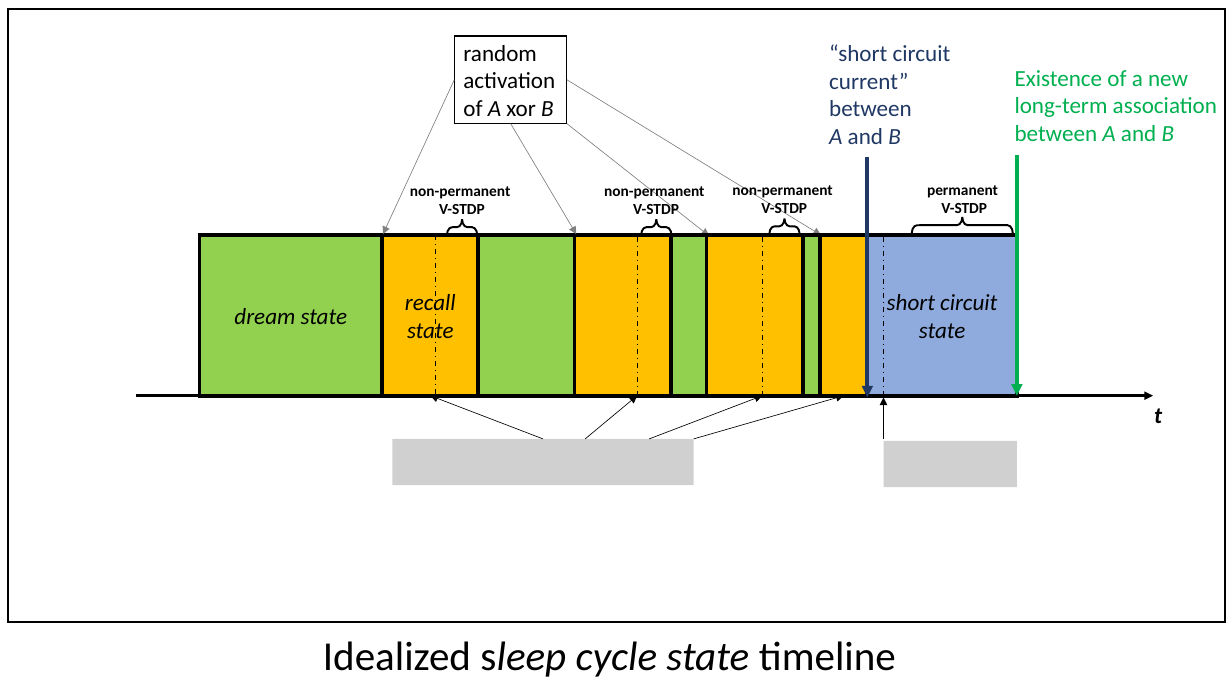
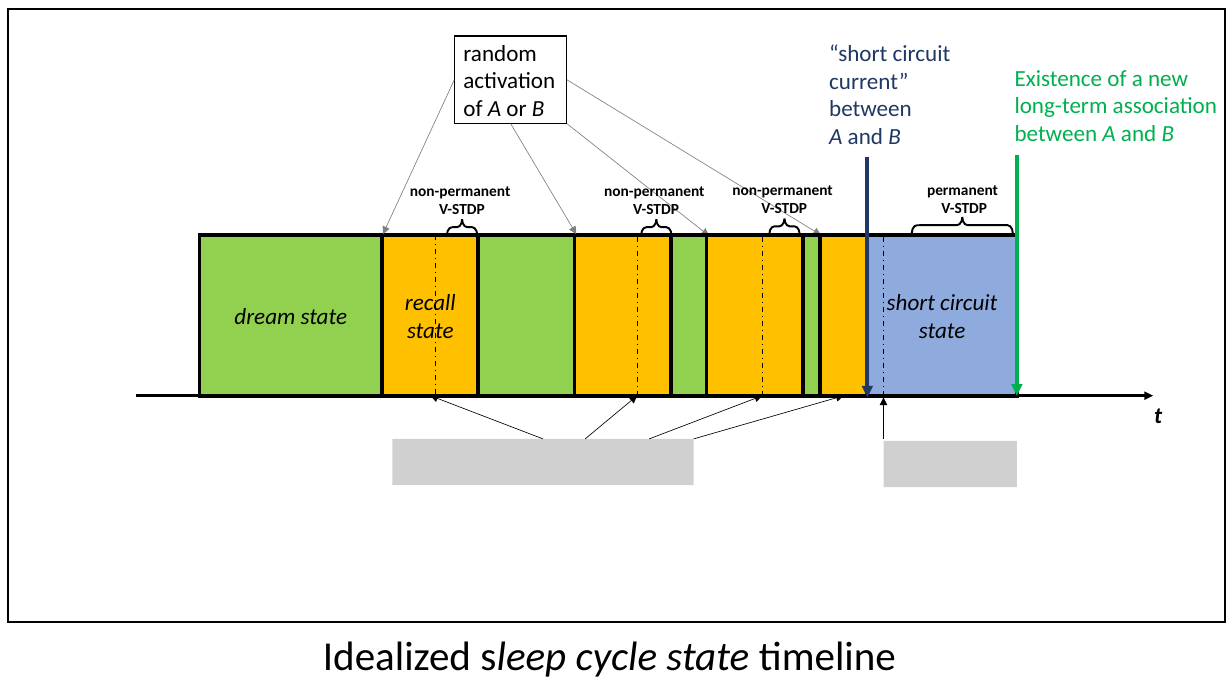
Before and after one commit to hsc-projects/snn_engine2, a slide deck: slide 11 of docs_src/readme_images/Präsentation1.pptx (slide 12 before the commit). Drawn at 1232x693 pixels with LibreOffice and Linux fonts; fonts in the diff are those of the drawing; grey boxes stand for pictures. Boxes give left, top, right and bottom in pixels: in the first picture for what was removed or moved away, otherwise in the second. Text is boxed around its words. In the diff, an @@ line names an element or a change of style, - is before the commit and + after.

```diff
--- a/docs_src/readme_images/Präsentation1.pptx
+++ b/docs_src/readme_images/Präsentation1.pptx
@@ text in rectangle at bbox=[463, 100, 545, 116]: text changed @@
-of A xor B
+of A or B
```
Also in this commit, not shown: 3 other slides changed, 3 slides added, 4 slides removed, 22 other files.
